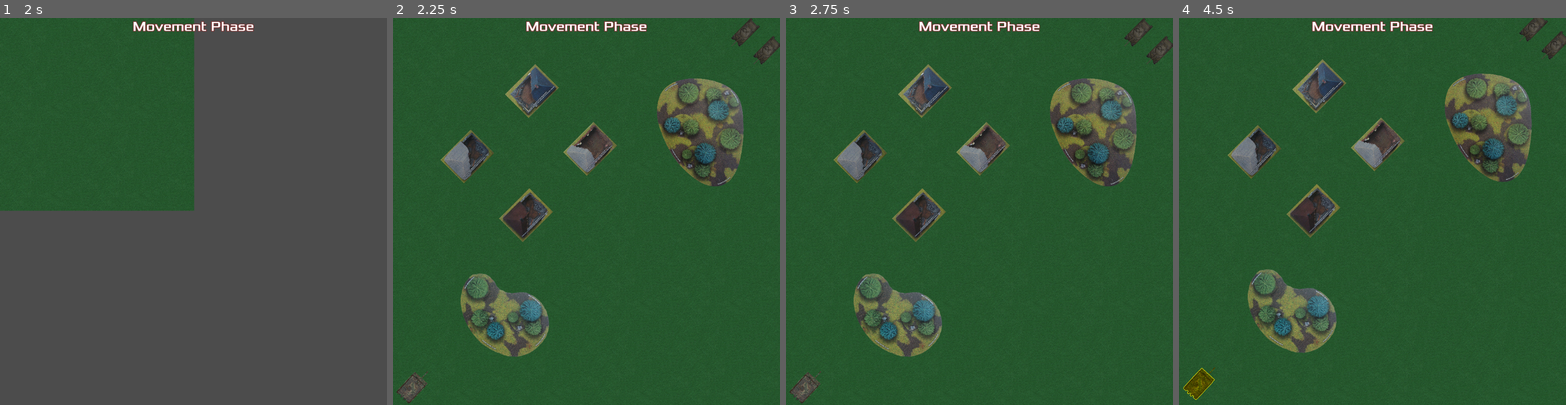
Above: before the commit, frames 1-4 (left to right).
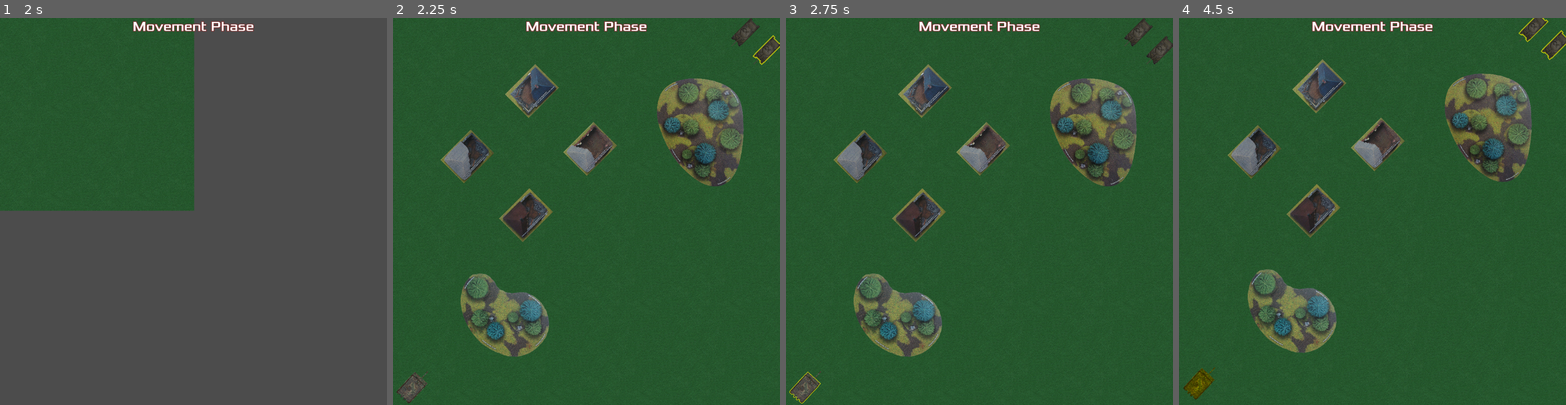
Above: after the commit, the same moments.

Repository: raulh39/Tanks2d
Game: Godot game, scene res://Scenes/Menu.tscn
The game is run twice, just before and just after one commit, with the same random seed, the same clock (stepped at 60 frames per second) and the same inputs.
Inputs (mouse positions are in pixels of both pictures, inside the frame that each line leads up to):
- Up to frame 1 (2 s): click "New Game" at 0.5 s; tap Enter at 1.25 s; move the mouse to (278, 192) at 1.27 s; hold Middle mouse button (cam_drag) from 1.28 s (still down)
- Up to frame 2 (2.25 s): tap Space at 2 s; move the mouse to (509, 230) at 2.02 s; release Middle mouse button (cam_drag) at 2.03 s; tap Mouse wheel up (cam_zoom_in) at 2.1 s
- Up to frame 3 (2.75 s): no input
- Up to frame 4 (4.5 s): tap Enter at 2.75, 4.25 s; move the mouse to (1531, 33) at 2.77 s; tap Mouse wheel down (cam_zoom_out) at 2.85 s; tap Space at 3.5 s; move the mouse to (1546, 52) at 3.52 s; tap Middle mouse button (cam_drag) at 3.6 s; move the mouse to (1198, 385) at 4.27 s; tap Mouse wheel up (cam_zoom_in) at 4.35 s

Frame 1 is identical in both runs. In frame 2, less than 0.1% of the frame differs, in the area x 92-100%, y 4-13%; in frame 3, less than 0.1%; in frame 4, 0.2%, in the area x 1-100%, y 0-99%.

Commit message:
Basic flow of the code

Diff:
--- a/Scenes/Main.gd
+++ b/Scenes/Main.gd
@@ -2,3 +2,8 @@
 
 func _ready():
 	$CanvasLayer/GUI.setPhase(Gui.Phases.MOVE)
+	while true:
+		yield($TankList.move_tanks(), "completed")
+		#yield($TankList.shoot_with_tanks(), "completed")
+		#yield($TankList.command_tanks(), "completed")
+		print("Turn ended")
--- a/Scenes/Main.tscn
+++ b/Scenes/Main.tscn
@@ -1,11 +1,12 @@
-[gd_scene load_steps=7 format=2]
+[gd_scene load_steps=8 format=2]
 
 [ext_resource path="res://Scenes/Main.gd" type="Script" id=1]
 [ext_resource path="res://Scenes/Map.tscn" type="PackedScene" id=2]
 [ext_resource path="res://Code/MainCamera.gd" type="Script" id=3]
-[ext_resource path="res://Scenes/Tanks/American/ShermanTank.tscn" type="PackedScene" id=4]
-[ext_resource path="res://Scenes/Tanks/German/Panther.tscn" type="PackedScene" id=5]
-[ext_resource path="res://Scenes/GUI.tscn" type="PackedScene" id=6]
+[ext_resource path="res://Scenes/GUI.tscn" type="PackedScene" id=4]
+[ext_resource path="res://Scenes/TankList.tscn" type="PackedScene" id=5]
+[ext_resource path="res://Scenes/Tanks/American/ShermanTank.tscn" type="PackedScene" id=6]
+[ext_resource path="res://Scenes/Tanks/German/Panther.tscn" type="PackedScene" id=7]
 
 [node name="Main" type="Node2D"]
 script = ExtResource( 1 )
@@ -26,18 +27,20 @@
 drag_margin_bottom = 0.0
 script = ExtResource( 3 )
 
-[node name="ShermanTank_1" parent="." instance=ExtResource( 4 )]
+[node name="CanvasLayer" type="CanvasLayer" parent="."]
+
+[node name="GUI" parent="CanvasLayer" instance=ExtResource( 4 )]
+
+[node name="TankList" parent="." instance=ExtResource( 5 )]
+
+[node name="ShermanTank_1" parent="TankList" instance=ExtResource( 6 )]
 position = Vector2( 4027.74, 208.258 )
 rotation = 2.35619
 
-[node name="ShermanTank_2" parent="." instance=ExtResource( 4 )]
+[node name="ShermanTank_2" parent="TankList" instance=ExtResource( 6 )]
 position = Vector2( 4279.77, 412.406 )
 rotation = 2.35619
 
-[node name="Panther_1" parent="." instance=ExtResource( 5 )]
+[node name="Panther_1" parent="TankList" instance=ExtResource( 7 )]
 position = Vector2( 229.161, 4257.96 )
 rotation = -0.82905
-
-[node name="CanvasLayer" type="CanvasLayer" parent="."]
-
-[node name="GUI" parent="CanvasLayer" instance=ExtResource( 6 )]
--- /dev/null
+++ b/Scenes/TankList.gd
@@ -0,0 +1,44 @@
+extends Node2D
+
+func _get_tanks_min_initiative() -> Array:
+	var ret := []
+	var min_initiative: int = 1000;
+	for i in get_children():
+		assert(i is Vehicle)
+		var child: Vehicle = (i as Vehicle)
+		if not child.has_acted:
+			if child.total_adjusted_initiative() < min_initiative:
+				ret = [ child ]
+				min_initiative = child.total_adjusted_initiative()
+			elif child.total_adjusted_initiative() == min_initiative:
+				ret.append(child)
+	return ret
+
+func _reset_acted()->void:
+	for i in get_children():
+		(i as Vehicle).has_acted = false
+
+func _more_to_act() -> bool:
+	for i in get_children():
+		if not (i as Vehicle).has_acted:
+			return true
+	return false
+
+func move_tanks() -> void:
+	_reset_acted()
+	while _more_to_act():
+		var tanks_allowed_to_move := _get_tanks_min_initiative()
+		for t in tanks_allowed_to_move:
+			var tank : Vehicle = (t as Vehicle)
+			tank.set_selectable(true)
+		for t in tanks_allowed_to_move:
+			var tank : Vehicle = (t as Vehicle)
+			yield(tank.move_tank(), "completed")
+			tank.has_acted = true
+			tank.set_selectable(false)
+
+func shoot_with_tanks() -> void:
+	pass
+
+func command_tanks() -> void:
+	pass
--- /dev/null
+++ b/Scenes/TankList.tscn
@@ -0,0 +1,6 @@
+[gd_scene load_steps=2 format=2]
+
+[ext_resource path="res://Scenes/TankList.gd" type="Script" id=1]
+
+[node name="TankList" type="Node2D"]
+script = ExtResource( 1 )
--- a/Scenes/Tanks/Vehicle.gd
+++ b/Scenes/Tanks/Vehicle.gd
@@ -1,4 +1,6 @@
 extends Area2D
+
+class_name Vehicle
 
 enum Countries {
 	German,
@@ -21,11 +23,34 @@
 export (int, 0, 6) var damage_capacity
 export (Array, Abilities) var abilities = []
 
+var has_acted := false
+
+func set_selectable(var selectable: bool) -> void:
+	($HullGlow as CanvasItem).visible = selectable
+
 func _on_Vehicle_mouse_entered():
-	$HullGlow.visible = true
-	$Hull.modulate = Color.yellow
-
+	($Hull as CanvasItem).modulate = Color.yellow
 
 func _on_Vehicle_mouse_exited():
-	$HullGlow.visible = false
-	$Hull.modulate = Color.white
+	($Hull as CanvasItem).modulate = Color.white
+
+func move_tank():
+	print("moving")
+	yield(get_tree().create_timer(1), "timeout")
+	print("moved")
+
+func shoot_tank():
+	print("shooting")
+	yield(get_tree().create_timer(1), "timeout")
+	print("shooted")
+
+func command_tank():
+	print("commanding")
+	yield(get_tree().create_timer(1), "timeout")
+	print("commanded")
+
+func total_adjusted_initiative() -> int:
+	var ret :int = initiative*2
+	if country == Countries.German:
+		ret += 1
+	return ret
--- a/project.godot
+++ b/project.godot
@@ -13,9 +13,15 @@
 "class": "Gui",
 "language": "GDScript",
 "path": "res://Scenes/GUI.gd"
+}, {
+"base": "Area2D",
+"class": "Vehicle",
+"language": "GDScript",
+"path": "res://Scenes/Tanks/Vehicle.gd"
 } ]
 _global_script_class_icons={
-"Gui": ""
+"Gui": "",
+"Vehicle": ""
 }
 
 [application]
